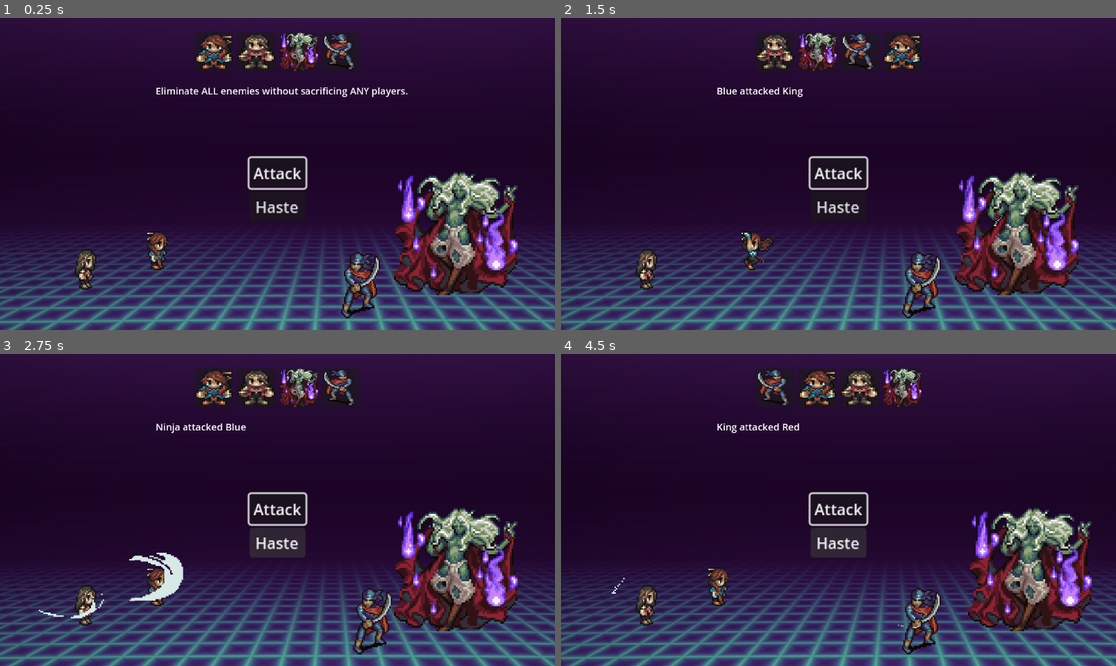
Above: before the commit, frames 1-4 (two rows, left to right).
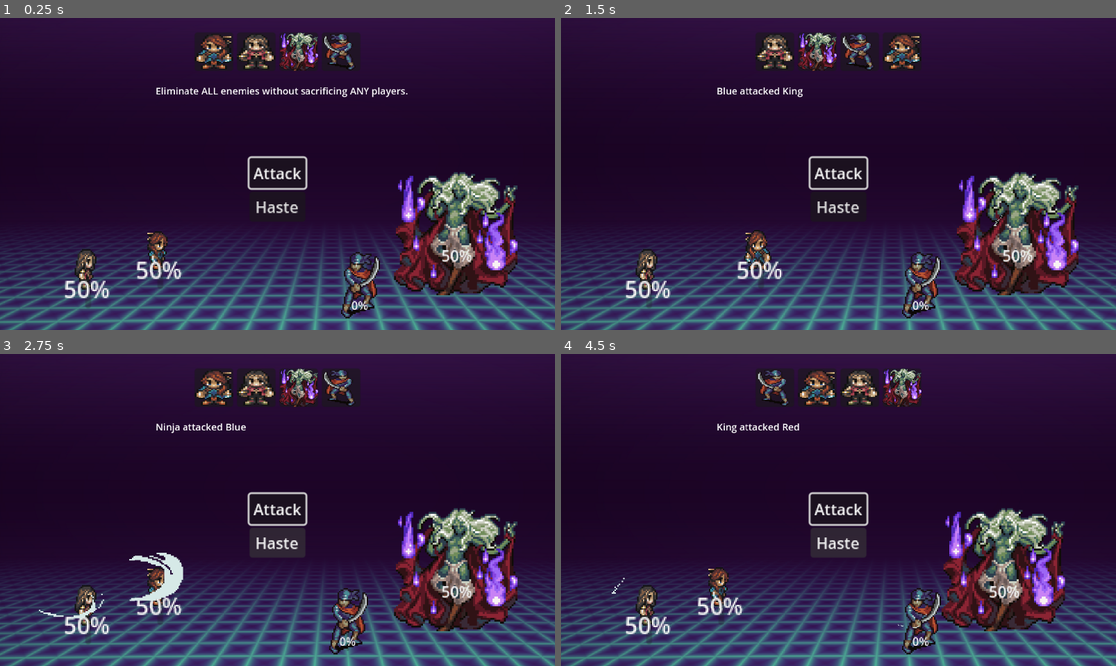
Above: after the commit, the same moments.

Repository: Bastinoroni96/bae_deleon_salangad_GameOutput4
Game: Godot game, scene res://battle_scene.tscn
Two runs of this game, one before a commit and one after it. Both use one fixed random seed, a clock stepped at 60 frames per second and the inputs below.
Inputs:
- Up to frame 1 (0.25 s): no input
- Up to frame 2 (1.5 s): click "Attack" at 0.5 s; click "King" at 1.25 s
- Up to frame 3 (2.75 s): click "Haste" at 2 s
- Up to frame 4 (4.5 s): click "Attack" at 2.75 s; click "Ninja" at 3.5 s; click "Haste" at 4.25 s

The runs differ from the first frame. In frame 1, 0.8% of the frame differs, in the area x 11-86%, y 71-94%; in frame 2, 1.2%; in frame 3, 2.2%; in frame 4, 8.8%, in the area x 11-96%, y 49-94%.

Commit message:
Added health metric to the characters

Diff:
--- a/Scripts/Character.gd
+++ b/Scripts/Character.gd
@@ -2,7 +2,7 @@
 class_name Character
 
 @export var title : String
-@export var Charactertype : String
+@export var type : String
 @export var icon : Texture2D
 @export var fight : Texture2D
 @export var attacking : Texture2D
@@ -13,8 +13,9 @@
 		speed = 200.0 / (log(agility) + 2) - 25
 		queue_reset()
 @export var health : int
+@export var max_health : int = 100  # Set the maximum health
 @export var mana : int
-@export var shield : int
+@export var stamina : int
 
 @export var vfx_node : PackedScene = preload("res://Scenes/vfx.tscn")
 var speed: float
@@ -39,11 +40,11 @@
 #
 func attack(tree):
 	var shift = Vector2()
-	if Charactertype == "Enemy":
+	if type == "Enemy":
 		shift = Vector2(-30,0)
 	else:
 		shift = Vector2(30,0)
-	node.texture = attacking
+	node.texture = icon
 	if node.position.x < node.get_viewport_rect().size.x/2:
 		shift = -shift
 
@@ -78,10 +79,11 @@
 		"Slow":
 			status = 2
 
-	#print(queue)
-	#for i in range(3):
-		#queue.pop_back()
-	#print(queue)
-	#for i in range(3):
-		#queue.append(queue[-1] + speed * status)
-	#print(queue)
+	print(queue)
+	for i in range(3):
+		queue.pop_back()
+	print(queue)
+
+	for i in range(3):
+		queue.append(queue[-1] + speed * status)
+	print(queue)
--- a/Scripts/characterSprite.gd
+++ b/Scripts/characterSprite.gd
@@ -1,8 +1,16 @@
 extends Sprite2D
 
-@export var character: Character
+@export var character : Character
+
+var health_bar : ProgressBar
 
 func _ready():
-	if character :
+	if character:
 		character.node = self
 		texture = character.fight
+		health_bar = get_node("HealthBar")  # Assuming HealthBar is a child node
+		if health_bar:
+			health_bar.max_value = character.max_health
+			health_bar.value = character.health
+		else:
+			print("HealthBar node not found. Check the node hierarchy.")
--- a/battle_scene.tscn
+++ b/battle_scene.tscn
@@ -9,7 +9,8 @@
 [ext_resource type="Resource" uid="uid://dn6tfxue77qsx" path="res://Resources/King.tres" id="5_54p65"]
 [ext_resource type="Script" path="res://Scripts/haste.gd" id="5_l44r5"]
 [ext_resource type="Resource" uid="uid://0i41ujftm4ku" path="res://Resources/Ninja.tres" id="6_u62cd"]
-[ext_resource type="Texture2D" uid="uid://cbfe5807vpy0" path="res://Assets/Background/grid_bg.png" id="9_h67cr"]
+[ext_resource type="Texture2D" uid="uid://cg6wybgheou6b" path="res://Assets/Background/grid_bg.png" id="9_h67cr"]
+[ext_resource type="PackedScene" uid="uid://vlbo2larrbvd" path="res://health_bar.tscn" id="10_ckf4r"]
 
 [node name="BattleScene" type="Node2D" node_paths=PackedStringArray("player_group", "enemy_group", "timeline", "options")]
 position = Vector2(-6, -78)
@@ -145,12 +146,16 @@
 script = ExtResource("1_6wi2a")
 character = ExtResource("3_5xjff")
 
+[node name="HealthBar" parent="Players/Player" instance=ExtResource("10_ckf4r")]
+
 [node name="Player2" type="Sprite2D" parent="Players"]
 position = Vector2(14.3333, 134.667)
 rotation = -0.0109053
 flip_h = true
 script = ExtResource("1_6wi2a")
 character = ExtResource("4_0t88b")
+
+[node name="HealthBar" parent="Players/Player2" instance=ExtResource("10_ckf4r")]
 
 [node name="Enemies" type="Node2D" parent="."]
 position = Vector2(828, 177)
@@ -161,6 +166,10 @@
 script = ExtResource("1_6wi2a")
 character = ExtResource("5_54p65")
 
+[node name="HealthBar" parent="Enemies/Enemy1" instance=ExtResource("10_ckf4r")]
+offset_top = 9.0
+offset_bottom = 36.0
+
 [node name="Enemy2" type="Sprite2D" parent="Enemies"]
 position = Vector2(-78, 456)
 scale = Vector2(1.5, 1.5)
@@ -168,5 +177,9 @@
 script = ExtResource("1_6wi2a")
 character = ExtResource("6_u62cd")
 
+[node name="HealthBar" parent="Enemies/Enemy2" instance=ExtResource("10_ckf4r")]
+offset_top = 14.0
+offset_bottom = 41.0
+
 [connection signal="pressed" from="UI/Options/Attack" to="UI/Options/Attack" method="_on_pressed"]
 [connection signal="pressed" from="UI/Options/Haste" to="UI/Options/Haste" method="_on_pressed"]
--- /dev/null
+++ b/health_bar.tscn
@@ -0,0 +1,5 @@
+[gd_scene format=3 uid="uid://vlbo2larrbvd"]
+
+[node name="HealthBar" type="ProgressBar"]
+offset_right = 4.0
+offset_bottom = 27.0
--- /dev/null
+++ b/node_2d.tscn
@@ -0,0 +1,5 @@
+[gd_scene format=3 uid="uid://di33cwjb3u7w8"]
+
+[node name="HealthBar" type="ProgressBar"]
+offset_right = 4.0
+offset_bottom = 27.0
Not shown: 1 places in Scenes/vfx.tscn that only renumber resources
Not shown: 1 places in battle_scene.tscn that only renumber resources
